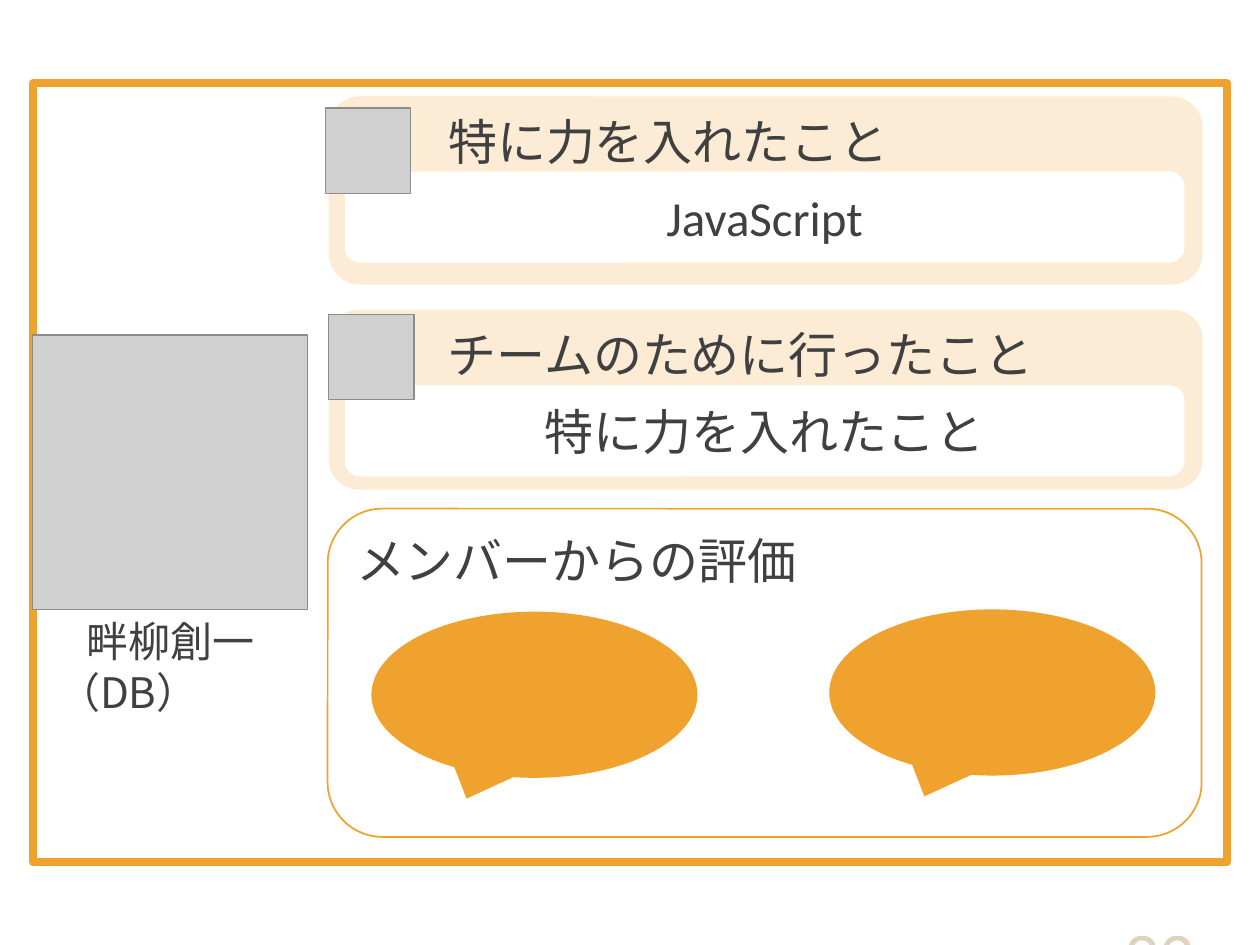
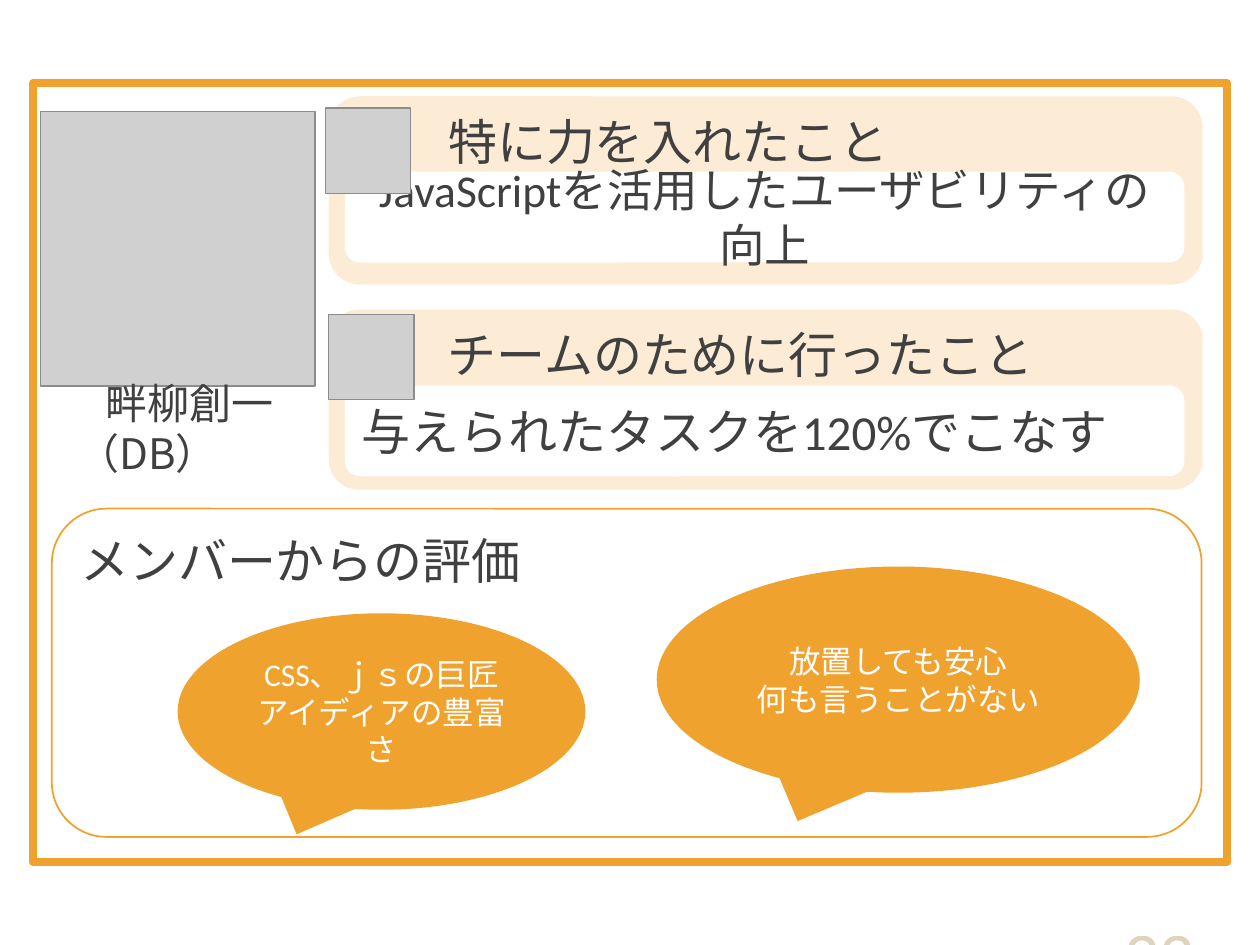
Before and after one commit to DOJO-2021/D-2, a slide deck: slide 22 of documents/プレゼン/Knowledge Holder_清書版.pptx. Drawn at 1260x945 pixels with LibreOffice and Linux fonts; fonts in the diff are those of the drawing; grey boxes stand for pictures. Boxes give left, top, right and bottom in pixels: in the first picture for what was removed or moved away, otherwise in the second. Text is boxed around its words. In the diff, an @@ line names an element or a change of style, - is before the commit and + after.

Commit message:
#132

```diff
--- a/documents/プレゼン/Knowledge Holder_清書版.pptx
+++ b/documents/プレゼン/Knowledge Holder_清書版.pptx
@@ picture: place and size @@
-picture at (33,335,307,610)
+picture at (40,111,315,386)
@@ text in rounded rectangle at (666,202,862,244): text changed; size 28 to 26 pt @@
-JavaScript
+JavaScriptを活用したユーザビリティの向上
@@ text "畔柳創一（DB）" rewrapped from (58,621,254,712) to (77,376,273,473) @@
@@ text in rounded rectangle at (362,409,1108,454): text changed @@
-特に力を入れたこと
+与えられたタスクを120%でこなす
@@ rounded rectangle "メンバーからの評価": place and size @@
-rounded rectangle "メンバーからの評価" at (328,509,1202,838)
+rounded rectangle "メンバーからの評価" at (52,509,1202,838)
@@ speech bubble "放置しても安心": place and size @@
-speech bubble "放置しても安心" at (829,610,1155,776)
+speech bubble "放置しても安心" at (656,567,1139,794)
@@ speech bubble "CSS、ｊｓの巨匠": place and size @@
-speech bubble "CSS、ｊｓの巨匠" at (372,612,698,779)
+speech bubble "CSS、ｊｓの巨匠" at (178,614,586,810)
@@ text in speech bubble at (757,646,1041,714): text added @@
+放置しても安心
+何も言うことがない
@@ text in speech bubble at (257,661,505,763): text added @@
+CSS、ｊｓの巨匠
+アイディアの豊富さ
```
Also in this commit, not shown: 6 other slides changed.
